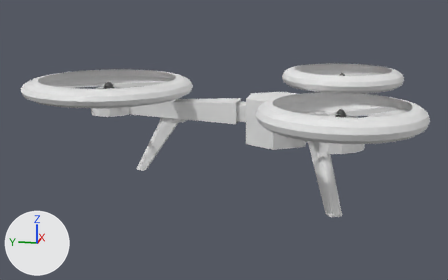
The Blender file Arman/Drone 3.blend: old version first, new version second.
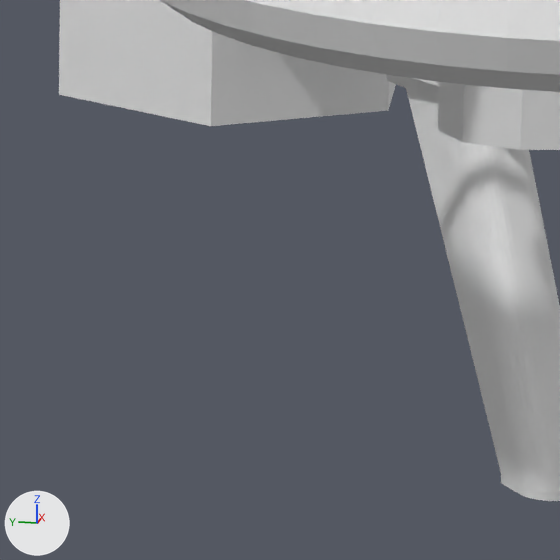
Old and new are each drawn whole from a 50 mm lens placed at (-18.02, -1.99, 3.59), pointed at (-0.01, 1.61, -0.91) and again close up on the part from 52% to 75% of the width and 45% to 81% of the height. The axes (+X, +Y, +Z) are drawn at lower left. The lights are the same throughout.

Before the edit, the objects in view are built like this:
```python
me_cube_008 = bpy.data.meshes.new('Cube.008')
me_cube_008.from_pydata(...)  # 278 vertices, 217 faces; spans x -3.0..1.0, y -1.0..1.0, z -3.8..29.8
me_cylinder_001 = bpy.data.meshes.new('Cylinder.001')
me_cylinder_001.from_pydata(...)  # 60 vertices, 50 faces; spans x -0.99..1.48, y -1.37..1.4, z -1.0..1.0
me_torus = bpy.data.meshes.new('Torus')
me_torus.from_pydata(...)  # 648 vertices, 648 faces; spans x -1.25..1.25, y -1.25..1.25, z -0.25..0.25
ob_cube_007 = bpy.data.objects.new('Cube.007', me_cube_008)
ob_cube_007.location = (-2.203, -1.303, -0.291)
ob_cube_007.rotation_euler = (0.0308, 3.096, -2.595)  # degrees (1.8, 177, -149)
ob_cube_007.scale = (0.393, 0.178, 0.056)
ob_cylinder = bpy.data.objects.new('Cylinder', me_cylinder_001)
ob_cylinder.location = (0.0, 0.0, -0.208)
ob_cylinder.rotation_euler = (0.0, 0.0, -0.524)  # degrees (0, 0, -30)
ob_cylinder.scale = (1.0, 1.0, 0.674)
ob_torus_001 = bpy.data.objects.new('Torus.001', me_torus)
ob_torus_001.location = (-3.257, -1.866, 0.639)
ob_torus_001.scale = (1.63, 1.62, 1.13)
# also in view: 'Cube.002' at (-2.22, -1.33, 0.0)
```
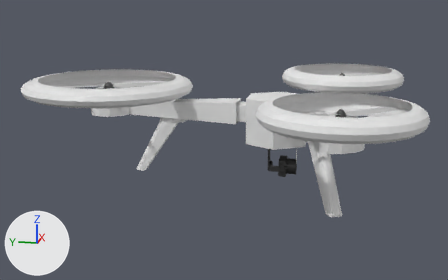
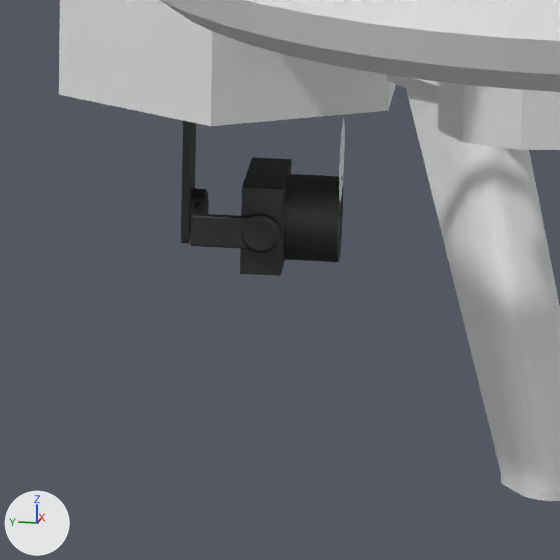
Where the change shows, as pixel boxes (x1, y1, x2, y2) in the close-ups (560 x 560 px):
'Plane.004', added (black): after (240, 157, 343, 276)
    faces in mat_material_009: (240, 157, 343, 276)
'Circle.009', added: after (190, 202, 281, 253)
'Circle.005', added: after (181, 121, 196, 244)
'Plane.003', added: after (339, 118, 345, 202)
'Circle.007', added: after (195, 189, 209, 214)
'Circle.006', added: after (190, 188, 197, 231)

Diff of the bpy script that builds the scene:
```diff
--- a/Arman/Drone 3.blend.py
+++ b/Arman/Drone 3.blend.py
@@ mat_material_009 @@
+mat_material_009 = bpy.data.materials.new('Material.009')
+mat_material_009.use_nodes = True; mat_material_009.node_tree.nodes.clear()
+_N = mat_material_009.node_tree.nodes; _L = mat_material_009.node_tree.links
+n0 = _N.new('ShaderNodeOutputMaterial'); n0.name = 'Material Output'
+n1 = _N.new('ShaderNodeBsdfAnisotropic'); n1.name = 'Glossy BSDF'
+n1.distribution = 'GGX'
+n1.inputs[0].default_value = (0.0867, 0.0867, 0.0867, 1.0)  # 'Color', dark grey #535353
+n1.inputs[1].default_value = 0.6  # 'Roughness'
+_L.new(n1.outputs[0], n0.inputs[0])  # 'BSDF' to 'Surface'
@@ ob_circle_005 @@
+ob_circle_005 = bpy.data.objects.new('Circle.005', me_circle_006)  # 630 vertices, 600 faces; spans x -0.224..0.224, y -0.313..0.191, z -1.184..-0.027; modifiers SUBSURF
+ob_circle_005.parent = ob_circle_004
+ob_circle_005.location = (0.0, 0.622, -0.466)
@@ ob_circle_004 @@
+ob_circle_004 = bpy.data.objects.new('Circle.004', me_circle_005)  # 288 vertices, 258 faces; spans x -0.191..0.191, y -0.191..0.191, z -0.027..0.038; modifiers SUBSURF
+ob_circle_004.location = (-0.102, 0.013, -0.883)
+ob_circle_004.rotation_euler = (0.0, 0.0, -3.118)  # degrees (0, 0, -179)
+ob_circle_004.scale = (0.723, 0.723, 0.723)
@@ ob_circle_006 @@
+ob_circle_006 = bpy.data.objects.new('Circle.006', me_circle_007)  # 288 vertices, 258 faces; spans x -1.0..1.0, y -1.0..1.0, z -0.35..-0.16; modifiers SUBSURF
+ob_circle_006.parent = ob_circle_005
+ob_circle_006.location = (0.0, 0.339, -1.445)
+ob_circle_006.rotation_euler = (1.571, 0.0, 0.0)  # degrees (90, 0, 0)
+ob_circle_006.scale = (0.18, 0.18, 0.18)
@@ ob_circle_007 @@
+ob_circle_007 = bpy.data.objects.new('Circle.007', me_circle_008)  # 352 vertices, 322 faces; spans x -1.0..1.0, y -1.0..1.0, z -0.77..-0.35; modifiers SUBSURF
+ob_circle_007.parent = ob_circle_009
+ob_circle_007.location = (0.0, 0.339, -1.445)
+ob_circle_007.rotation_euler = (1.571, 0.0, 0.0)  # degrees (90, 0, 0)
+ob_circle_007.scale = (0.18, 0.18, 0.18)
@@ ob_circle_009 @@
+ob_circle_009 = bpy.data.objects.new('Circle.009', me_circle_010)  # 362 vertices, 332 faces; spans x 0.083..0.517, y -0.517..0.144, z -0.144..0.144; modifiers SUBSURF
+ob_circle_009.parent = ob_circle_006
+ob_circle_009.location = (0.0, 0.923, -1.445)
@@ ob_plane_004 @@
+ob_plane_004 = bpy.data.objects.new('Plane.004', me_plane_005)  # 1257 vertices, 1241 faces; spans x -0.429..0.429, y -0.149..0.551, z -0.33..0.33; in mat_material_010 (black #000000)
+ob_plane_004.parent = ob_circle_009
+ob_plane_004.location = (0.0, 0.923, -1.445)
@@ ob_plane_003 @@
+ob_plane_003 = bpy.data.objects.new('Plane.003', me_plane_001)  # 81 vertices, 64 faces; spans x -0.314..0.314, y 0.599, z -0.314..0.314; in mat_material_007 (white #e7e7e7); modifiers SUBSURF
+ob_plane_003.parent = ob_plane_004
+ob_plane_003.location = (0.0, 0.874, -0.989)
```
